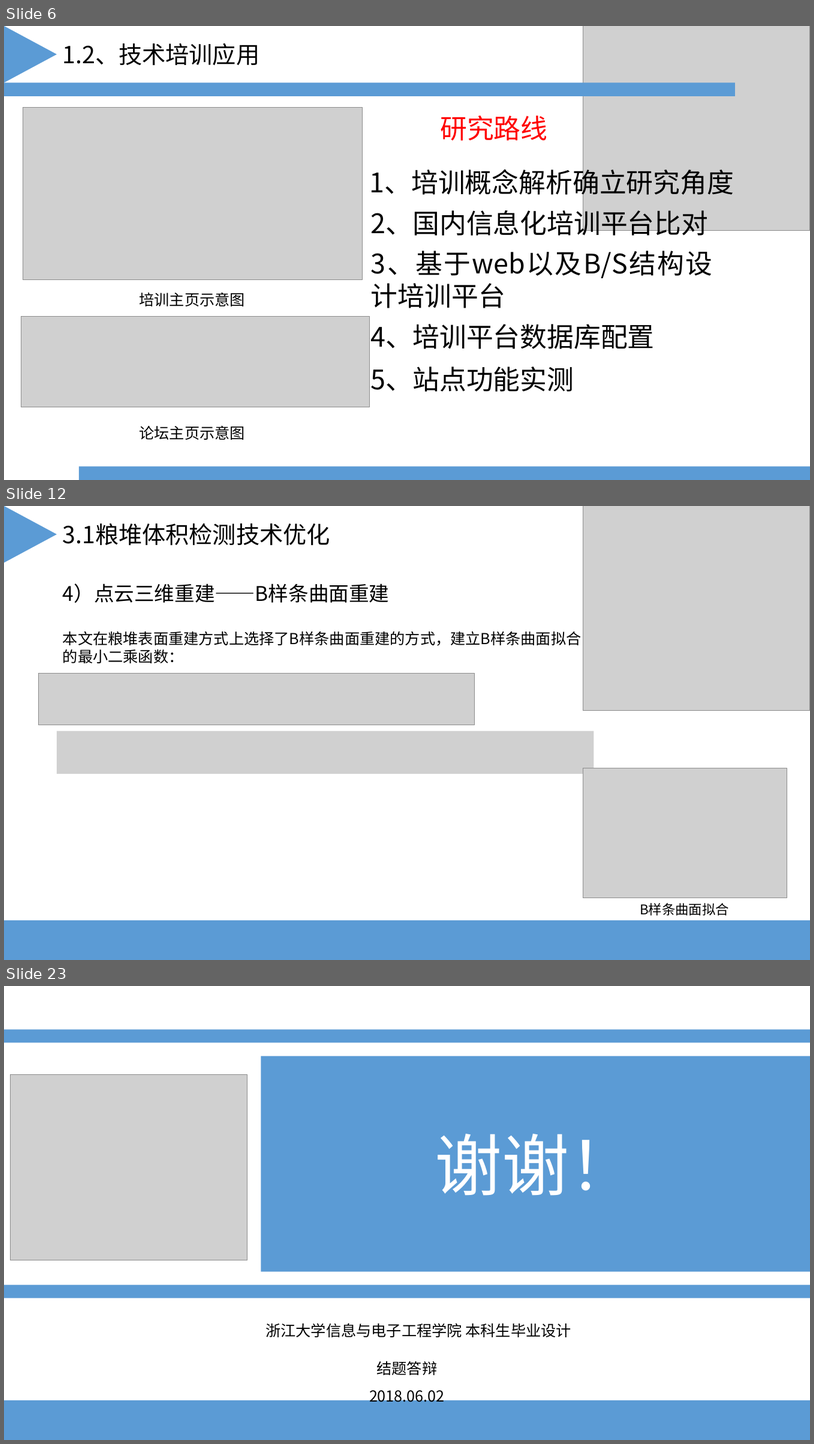
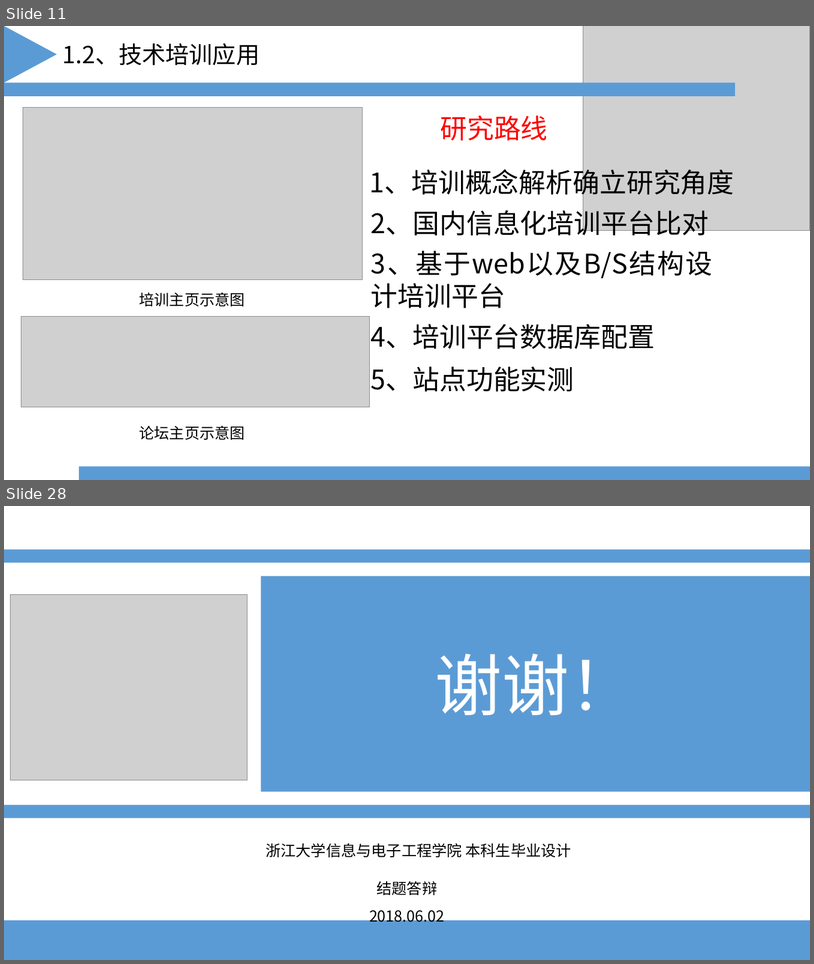
Before and after one commit to yangkaigithub/scada-task, a slide deck: 文档/毕设答辩.ppt. Shown one above the other, each under a label of ours: slides 6, 12 and 23 before the commit, slides 11 and 28 after it; the slides between them are not shown. The pictures are 814x1444 and 814x964 pixels, drawn with LibreOffice and Linux fonts; fonts in the diff are those of the drawing; grey boxes stand for pictures. Boxes give left, top, right and bottom in pixels: in the first picture for what was removed or moved away, otherwise in the second. Text is boxed around its words. In the diff, an @@ line names an element or a change of style, - is before the commit and + after.

```diff
--- a/文档/毕设答辩.ppt
+++ b/文档/毕设答辩.ppt
@@ slide 12 removed at (4, 506, 810, 960), background #FFFFFF @@
@@ triangle removed at (5, 506, 57, 562) @@
@@ text removed at (63, 523, 330, 546) @@
-3.1粮堆体积检测技术优化
@@ picture removed at (584, 506, 810, 711) @@
@@ text removed at (63, 583, 390, 603) @@
-4）点云三维重建——B样条曲面重建
@@ text removed at (63, 631, 582, 646) @@
-本文在粮堆表面重建方式上选择了B样条曲面重建的方式，建立B样条曲面拟合的最小二乘函数：
@@ picture removed at (38, 673, 474, 725) @@
@@ picture removed at (57, 731, 594, 774) @@
@@ picture removed at (584, 768, 788, 898) @@
@@ text removed at (640, 903, 729, 915) @@
-B样条曲面拟合
@@ rectangle removed at (4, 920, 810, 960) @@
@@ what was slide 6 is now slide 11 @@
@@ what was slide 23 is now slide 28 @@
```
Also in this commit, not shown: 16 slides changed, 9 slides added, 3 other slides removed, 6 other files.
